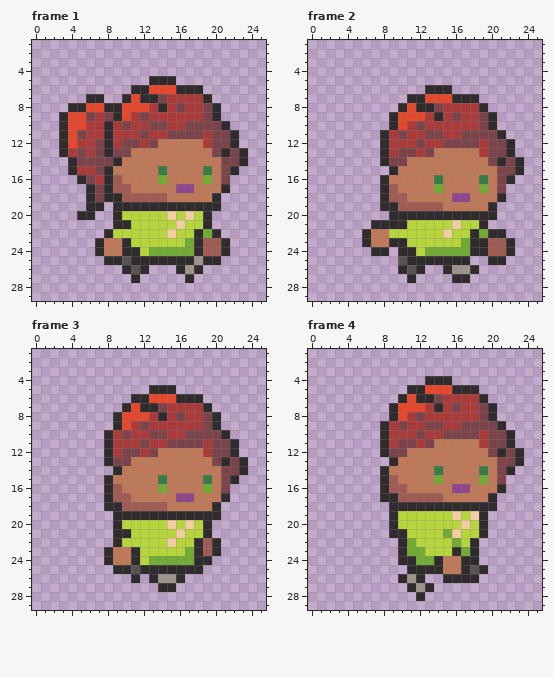
Two states of a pixel-art file, Aseprites/RubyWalk.aseprite. The picture above was drawn from the file before the commit.
32x32 pixels, 8 frames. Shown: frame 1: x 0..25, y 1..29; frame 2: x 0..25, y 1..29; frame 3: x 0..25, y 1..29; frame 4: x 0..25, y 1..29. The commit also changed other frames, which this record leaves out.
Once edited:
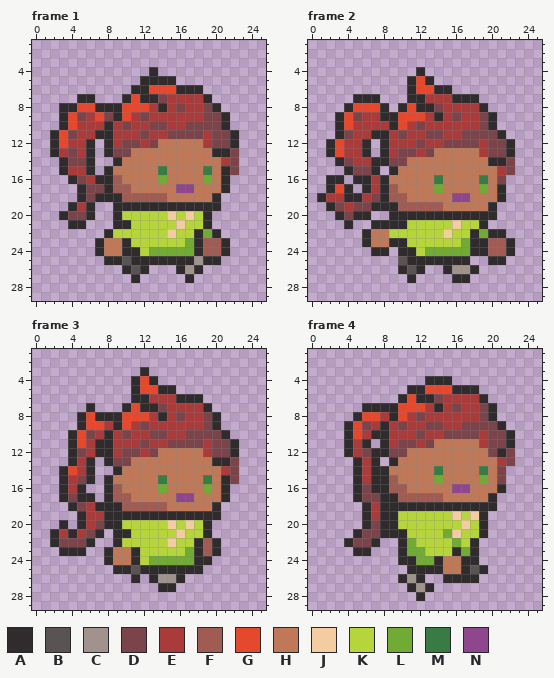
Palette (. is transparent): A #302c2e  B #5a5353  C #a0938e  D #7a444a  E #a93b3b  F #a05b53  G #e6482e  H #bf7958  J #f4cca1  K #b6d53c  L #71aa34  M #397b44  N #8e478c
The author wrote: added Ruby walking animation
Change:
--- frame 1
@@ x 0..25 @@
  3 ..........................
- 4 ..........................
- 5 .............AAA..........
+ 4 .............A............
+ 5 ............AAAA..........
  6 ...........AAGGGAAA.......
- 7 ......AA..AGAADEEEEA......
- 8 ....AAGGAAGGGEAEDEEDA.....
- 9 ...AGGDEDAGEDEEEEEEDA.....
-10 ...AGGEEAEDEEDDEEDDDDA....
-11 ...AGDEEAEEEDEEDDDDEDDA...
-12 ...AGEEDAEDDEDHHHHHEDDA...
-13 ...AEDEDADDHHHHHHHHHDADA..
-14 ....ADDDDAHHHHHHHHHHHDDA..
-15 ....AEEDAHHHHHMHHHHMHDA...
-16 .....ADEAFHHHHLHHHHLHD....
-17 ......ADAFFHHHHHNNHHHA....
-18 ......ADAAFFFFFHHHHHA.....
-19 ......AA.AAAAAAAAAAAA.....
-20 .....AA..AKKKKKJKJKA......
-21 .........AAKKKKKJKKA......
+ 7 .....AA...AGAADEEEEA......
+ 8 ...AAGGAAAGGGEAEDEEDA.....
+ 9 ...AGDEGDAGEDEEEEEEDDA....
+10 ...AGEEEAEDEEDDEEDDDDA....
+11 ..AGDEEAAEEEDEEDDDDEDDA...
+12 ..AGEEA.AEDDEDHHHHHEDDA...
+13 ..AEDEA.ADDHHHHHHHHHAAD...
+14 ...ADDA..AHHHHHHHHHHHED...
+15 ...AEEA.AHHHHHMHHHHMHAD...
+16 ....ADEAAFHHHHLHHHHLHA....
+17 .....ADDAFFHHHHHNNHHHA....
+18 .....ADAAAFFFFFHHHHHA.....
+19 ....AEA..AAAAAAAAAAAA.....
+20 ...ADDA..AKKKKKJKJKA......
+21 ....AA...AAKKKKKJKKA......
 22 ........AKKKKKKJKKALA.....
--- frame 2
@@ x 0..25 @@
  3 ..........................
- 4 ..........................
- 5 ..........................
- 6 .............AAA..........
- 7 ...........AAGGGAAA.......
- 8 ..........AGAADEEEEA......
- 9 .........AGGGEAEDEEDA.....
-10 .........AGEDEEEEEEDA.....
-11 ........AEDEEDDEEDDDDA....
-12 ........AEEEDEEDDDDEDDA...
-13 ........AEDDEDHHHHHEDDA...
-14 ........ADDHHHHHHHHHDADA..
-15 .........AHHHHHHHHHHHDDA..
-16 ........AHHHHHMHHHHMHDA...
-17 ........AFHHHHLHHHHLHD....
-18 ........AFFHHHHHNNHHHA....
-19 ........AAFFFFFHHHHHA.....
-20 .........AAAAAAAAAAAA.....
-21 .......AAAAKKKKKJKKA......
+ 4 ............A.............
+ 5 ...........AGA............
+ 6 ...........AGGAA..........
+ 7 .....AAA...AAEEEAAA.......
+ 8 ....AGGGA.AGAADEEEEA......
+ 9 ...AGDEEAAGGGEAEDEEDA.....
+10 ...AGEEEEAGEDEEEEEEDA.....
+11 ...ADEEAAEDEEDDEEDDDDA....
+12 ..AGEEA.AEEEDEEDDDDEDDA...
+13 ..AGEEA.AEDDEDHHHHHEDDA...
+14 ...ADEEAADDHHHHHHHHHAAD...
+15 ....ADDA.AHHHHHHHHHHHED...
+16 ..AA.AAEAHHHHHMHHHHMHD....
+17 ..AGA.AEAFHHHHLHHHHLHA....
+18 .AEEAAEDAFFHHHHHNNHHHA....
+19 ..ADEDDAAAFFFFFHHHHHA.....
+20 ...ADAA..AAAAAAAAAAAA.....
+21 ....A..AAAAKKKKKJKKA......
 22 ......AHHKKKKKKJKKALAA....
--- frame 3
@@ x 0..25 @@
  2 ..........................
- 3 ..........................
- 4 ..........................
- 5 .............AAA..........
- 6 ...........AAGGGAAA.......
- 7 ..........AGAADEEEEA......
- 8 .........AGGGEAEDEEDA.....
- 9 .........AGEDEEEEEEDA.....
-10 ........AEDEEDDEEDDDDA....
-11 ........AEEEDEEDDDDEDDA...
-12 ........AEDDEDHHHHHEDDA...
-13 ........ADDHHHHHHHHHDADA..
-14 .........AHHHHHHHHHHHDDA..
-15 ........AHHHHHMHHHHMHDA...
-16 ........AFHHHHLHHHHLHD....
-17 ........AFFHHHHHNNHHHA....
-18 ........AAFFFFFHHHHHA.....
-19 .........AAAAAAAAAAAA.....
-20 .........AKKKKKJKJKA......
-21 .........AAKKKKKJKKA......
-22 .........AKKKKKJKKAFA.....
-23 ........AHHAKKKKKLAFA.....
+ 3 ............A.............
+ 4 ...........AGA............
+ 5 ...........AGGAA..........
+ 6 ...........AAEEEAAA.......
+ 7 ......A...AGAADEEEEA......
+ 8 .....AGAAAGGGEAEDEEDA.....
+ 9 .....AGGEAGEDEEEEEEDA.....
+10 ....AGDEAEDEEDDEEDDDDA....
+11 ....AGEAAEEEDEEDDDDEDDA...
+12 ....ADEAAEDDEDHHHHHEDDA...
+13 ....AEA.ADDHHHHHHHHHAAD...
+14 ...AGEA..AHHHHHHHHHHHED...
+15 ...AEDA.AHHHHHMHHHHMHAD...
+16 ...AEA..AFHHHHLHHHHLHA....
+17 ...ADAA.AFFHHHHHNNHHHA....
+18 ....ADEAAAFFFFFHHHHHA.....
+19 .....AEEAAAAAAAAAAAAA.....
+20 ...A.AEDAAKKKKKJKJKA......
+21 ..AEAEDA.AAKKKKKJKKA......
+22 ..ADDDA..AKKKKKJKKAFA.....
+23 ...AAA..AHHAKKKKKLAFA.....
 24 ........AHHAKLLLLLAA......
--- frame 4
@@ x 0..25 @@
  6 ..........AGAADEEEEA......
- 7 .........AGGGEAEDEEDA.....
- 8 .........AGEDEEEEEEDA.....
- 9 ........AEDEEDDEEDDDDA....
-10 ........AEEEDEEDDDDEDDA...
-11 ........AEDDEDHHHHHEDDA...
-12 ........ADDHHHHHHHHHDADA..
-13 .........AHHHHHHHHHHHDDA..
-14 ........AHHHHHMHHHHMHDA...
-15 ........AFHHHHLHHHHLHD....
-16 ........AFFHHHHHNNHHHA....
-17 ........AAFFFFFHHHHHA.....
-18 .........AAAAAAAAAAAA.....
-19 .........AKKKKKKJKJA......
-20 .........AKKKKKKKJKA......
-21 .........AAKKKKLJKKA......
-22 ..........ALKKKKLKA.......
-23 ..........ALLKKKALA.......
+ 7 ......AAAAGGGEAEDEEDA.....
+ 8 .....AGGEAGEDEEEEEEDA.....
+ 9 ....AGDEAEDEEDDEEDDDDA....
+10 ....AGEAAEEEDEEDDDDEDDA...
+11 ....AEA.AEDDEDHHHHHEDDA...
+12 ....AEDAADDHHHHHHHHHDAD...
+13 .....AEA.AHHHHHHHHHHHED...
+14 .....AEAAHHHHHMHHHHMHD....
+15 .....AEAAFHHHHLHHHHLHD....
+16 .....ADAAFFHHHHHNNHHHA....
+17 .....ADDAAFFFFFHHHHHA.....
+18 ......AEAAAAAAAAAAAAA.....
+19 ......AEAAKKKKKKJKJA......
+20 ......ADAAKKKKKKKJKA......
+21 .....ADDAAAKKKKLJKKA......
+22 ....ADDA..ALKKKKLKA.......
+23 .....AA...ALLKKKALA.......
 24 ..........AALLAHHAA.......
